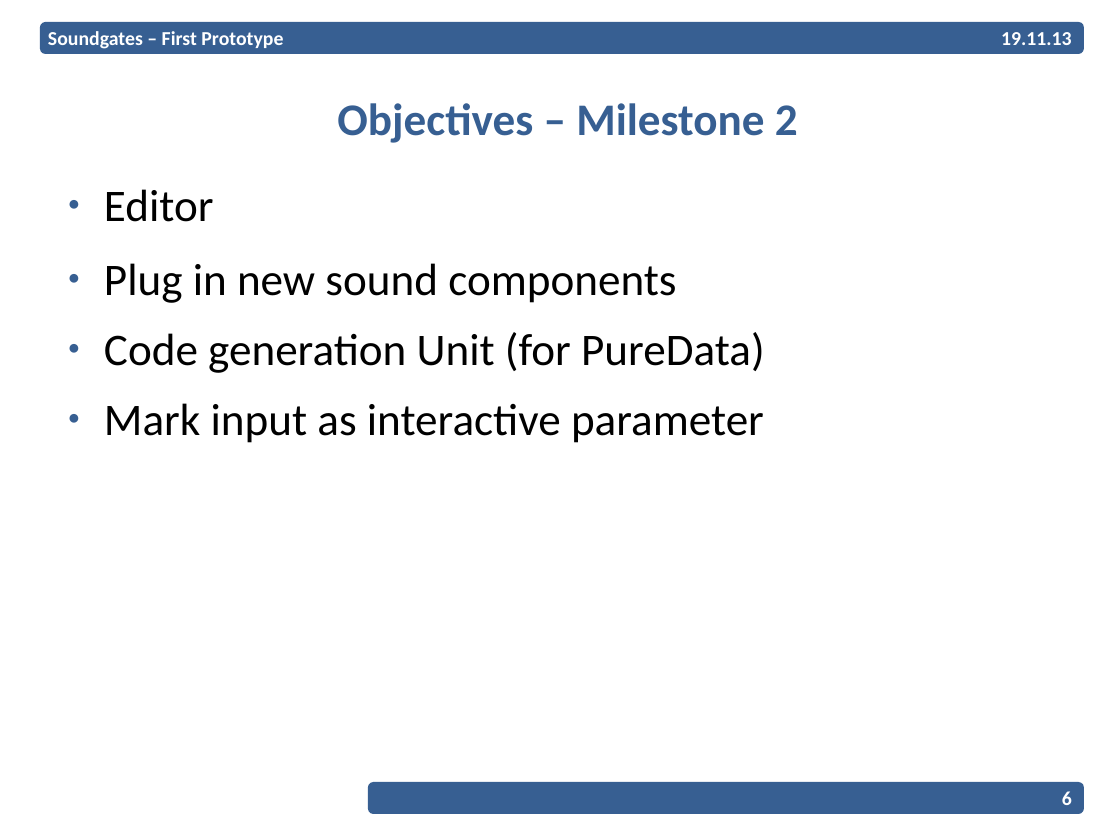
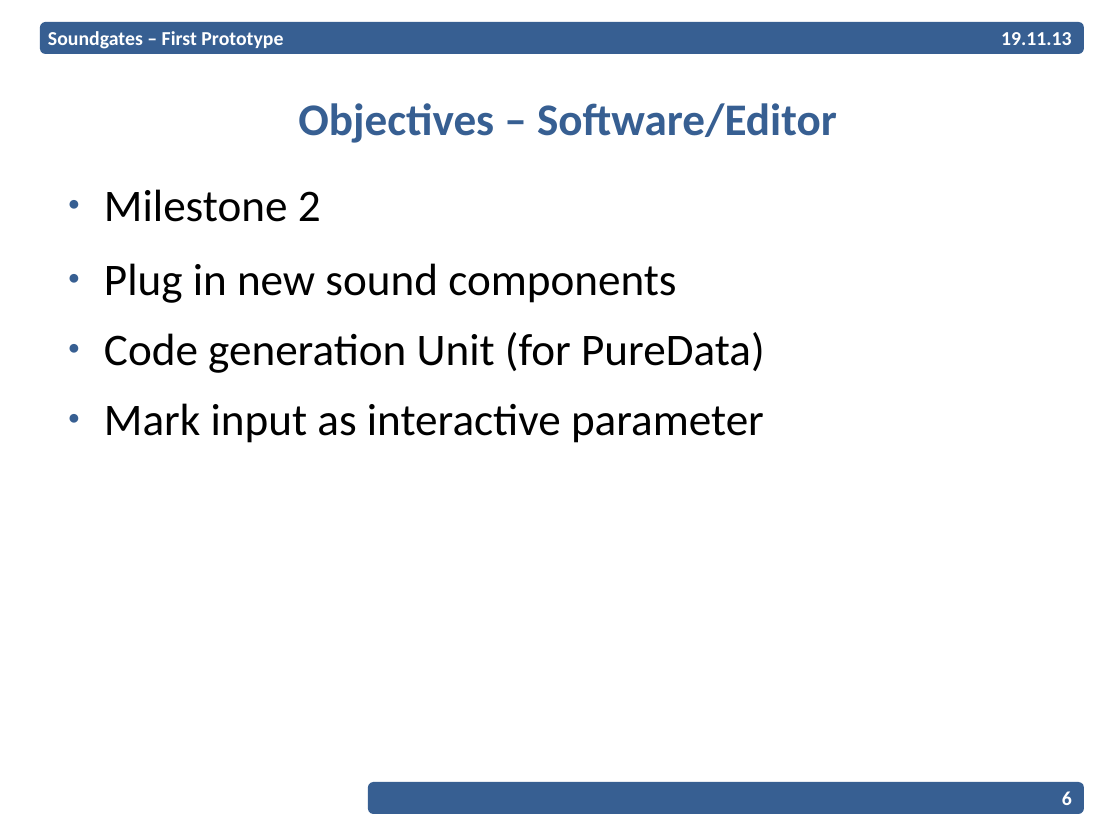
Before and after one commit to EPiCS/soundgates, a slide deck: slide 6 of documents/milestone1-2-presentation/Presentation.odp. Drawn at 1120x840 pixels with LibreOffice and Linux fonts; fonts in the diff are those of the drawing; background and template pictures are left out. Boxes give left, top, right and bottom in pixels: in the first picture for what was removed or moved away, otherwise in the second. Text is boxed around its words. In the diff, an @@ line names an element or a change of style, - is before the commit and + after.

```diff
--- a/documents/milestone1-2-presentation/Presentation.odp
+++ b/documents/milestone1-2-presentation/Presentation.odp
@@ title at [298, 103, 837, 143]: text changed @@
-Objectives – Milestone 2
+Objectives – Software/Editor
@@ text at [104, 189, 321, 222]: text changed @@
-● Editor
+● Milestone 2
```
Also in this commit, not shown: 7 other slides changed, 6 slides added.
